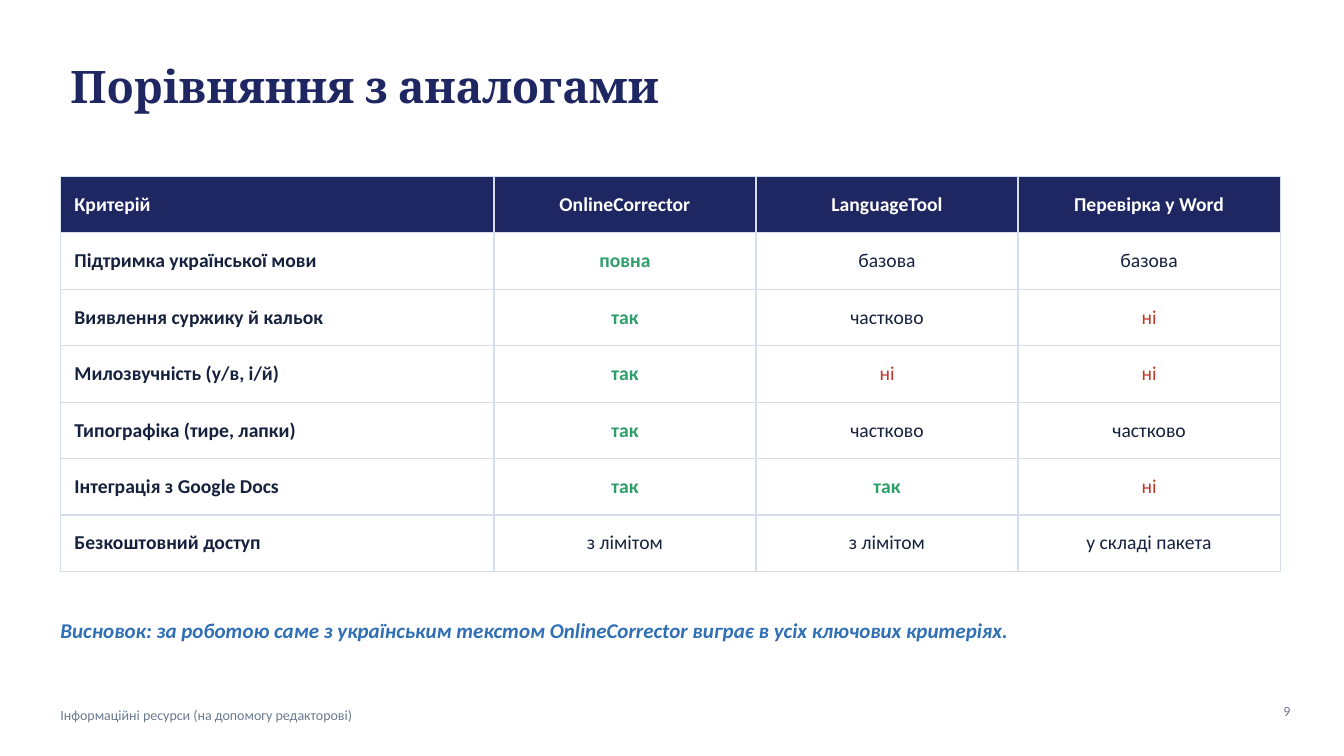
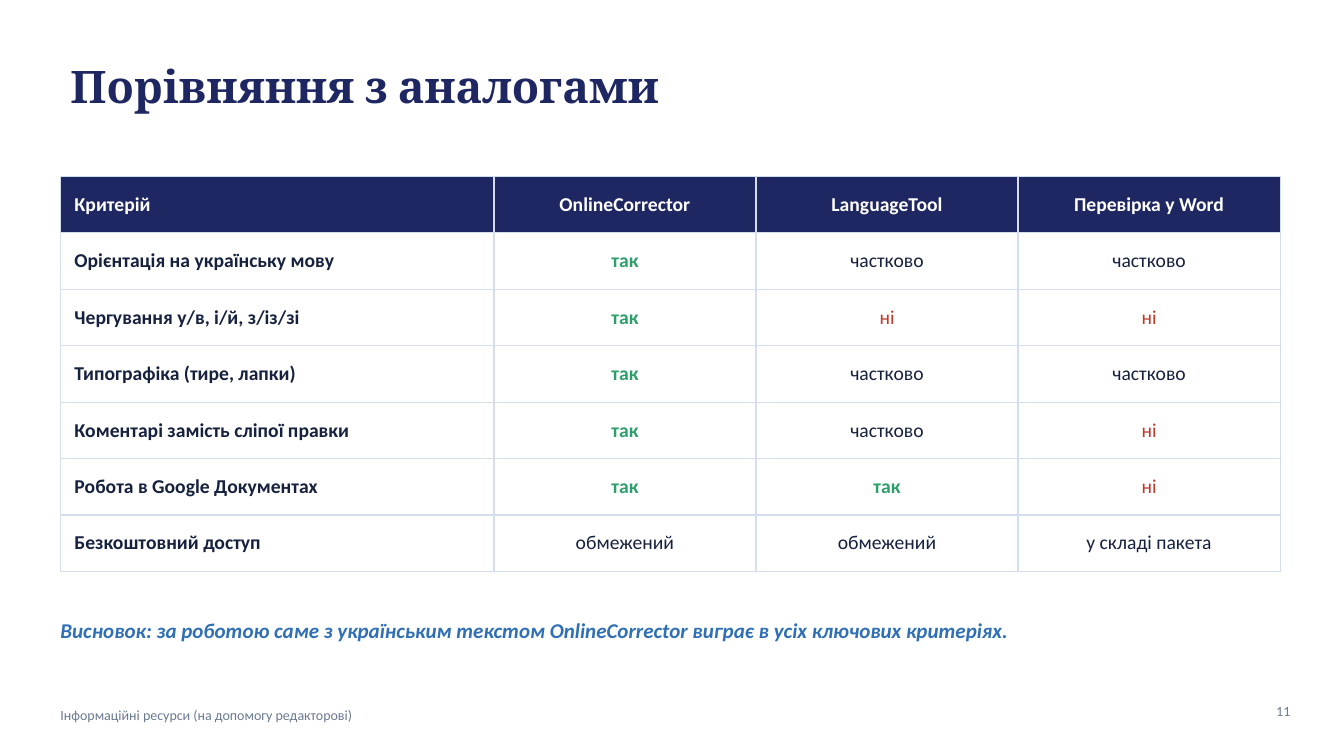
Before and after one commit to anesvidomin/VR, a slide deck: slide 11 of Informatsiini-resursy-OnlineCorrector.pptx (slide 9 before the commit). Drawn at 1344x756 pixels with LibreOffice and Linux fonts; fonts in the diff are those of the drawing. Boxes give left, top, right and bottom in pixels: in the first picture for what was removed or moved away, otherwise in the second. Text is boxed around its words. In the diff, an @@ line names an element or a change of style, - is before the commit and + after.

```diff
--- a/Informatsiini-resursy-OnlineCorrector.pptx
+++ b/Informatsiini-resursy-OnlineCorrector.pptx
@@ table at (x1=60, y1=176, x2=1280, y2=557) @@
-row 2: Підтримка української мови | повна | базова | базова
-row 3: Виявлення суржику й кальок | так | частково | ні
-row 4: Милозвучність (у/в, і/й) | так | ні | ні
+row 2: Орієнтація на українську мову | так | частково | частково
+row 3: Чергування у/в, і/й, з/із/зі | так | ні | ні
-row 6: Інтеграція з Google Docs | так | так | ні
-row 7: Безкоштовний доступ | з лімітом | з лімітом | у складі пакета
+row 5: Коментарі замість сліпої правки | так | частково | ні
+row 6: Робота в Google Документах | так | так | ні
+row 7: Безкоштовний доступ | обмежений | обмежений | у складі пакета
@@ page number at (x1=1276, y1=707, x2=1290, y2=716): text changed @@
-9
+11
```
Also in this commit, not shown: 7 other slides changed, 4 slides added, 2 slides removed.
